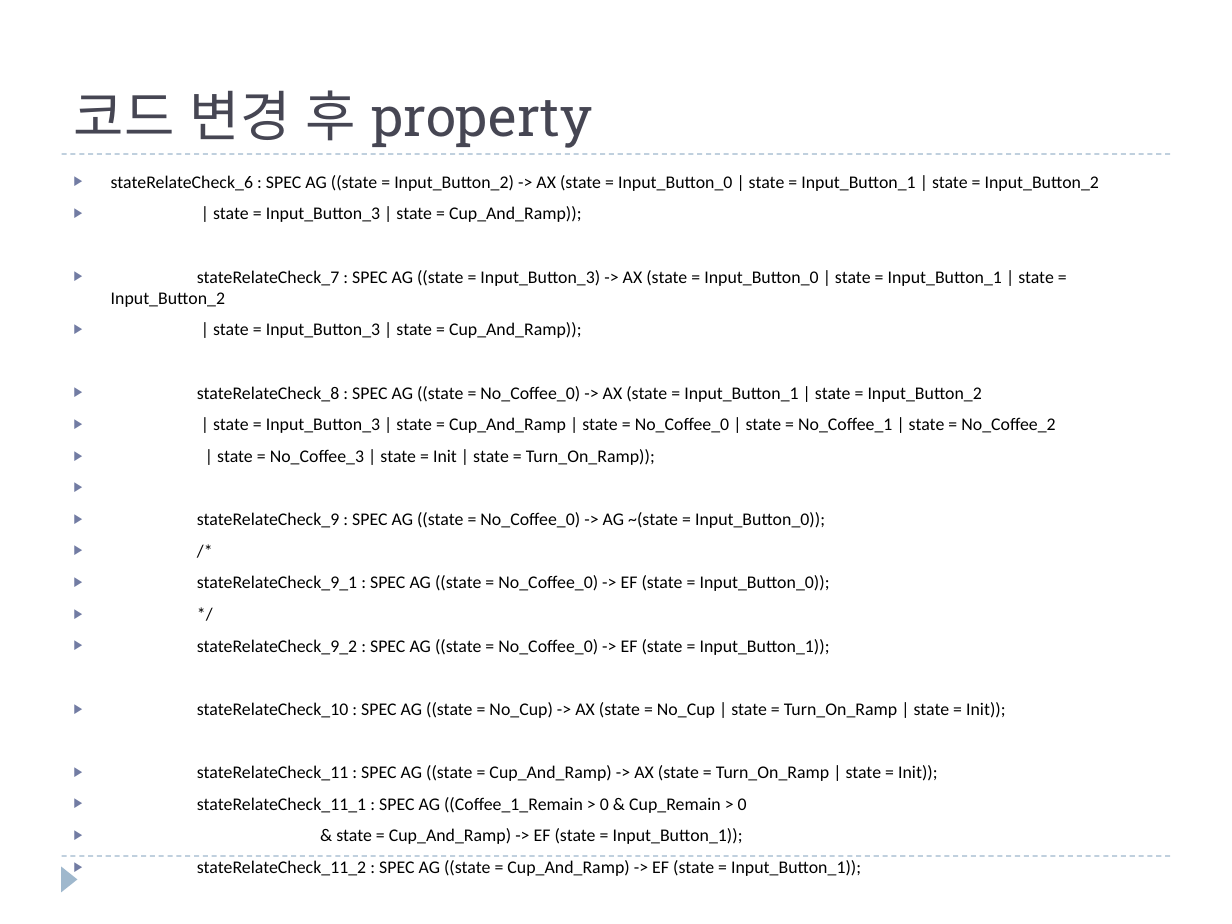
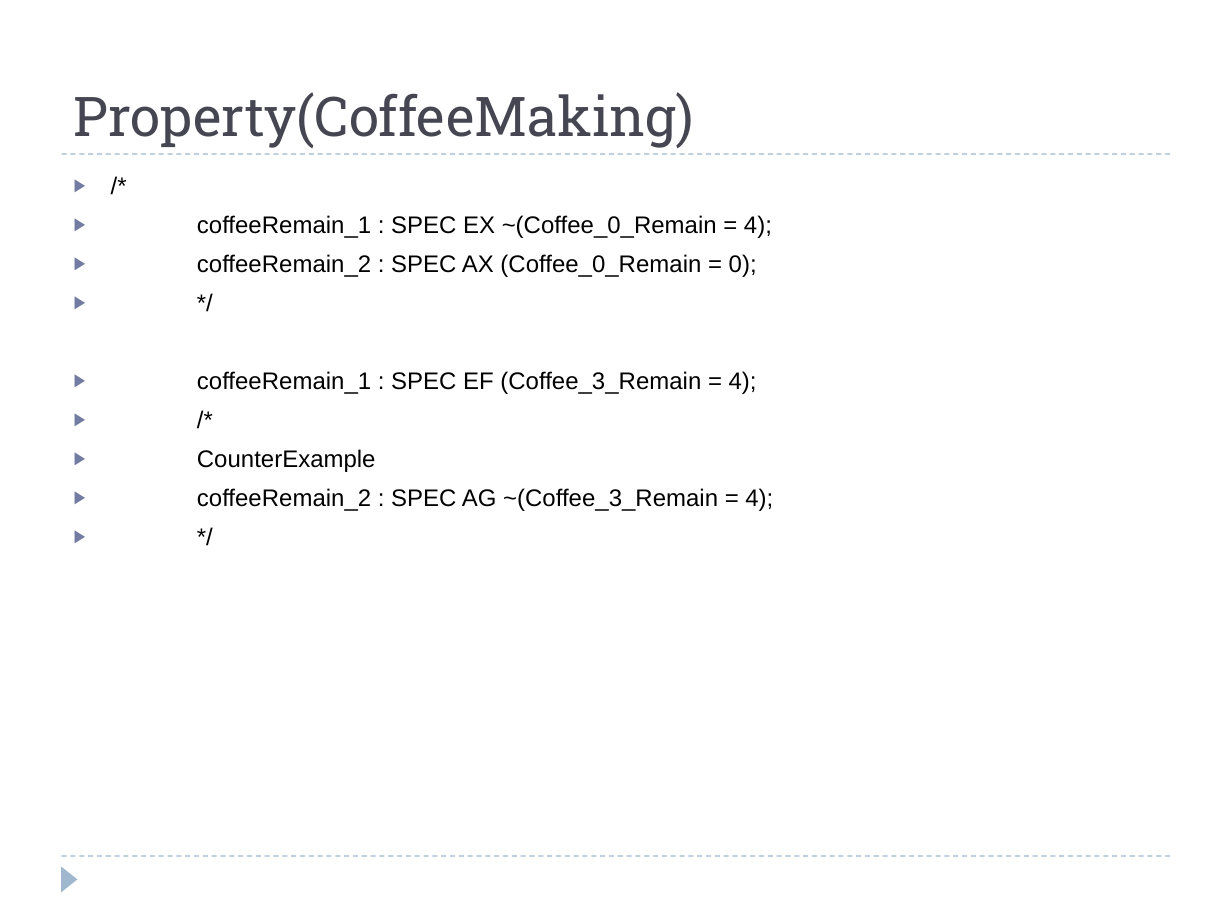
Before and after one commit to syjsmk/CoffeeMachineSMV, a slide deck: slide 12 of 고급 소프트웨어 공학 4th 서영주.pptx (slide 11 before the commit). Drawn at 1232x924 pixels with LibreOffice and Linux fonts; fonts in the diff are those of the drawing. Boxes give left, top, right and bottom in pixels: in the first picture for what was removed or moved away, otherwise in the second. Text is boxed around its words. In the diff, an @@ line names an element or a change of style, - is before the commit and + after.

```diff
--- a/고급 소프트웨어 공학 4th 서영주.pptx
+++ b/고급 소프트웨어 공학 4th 서영주.pptx
@@ title at [74, 92, 694, 148]: text changed @@
-코드 변경 후 property
+Property(CoffeeMaking)
@@ text "/*" at [197, 215, 773, 511]: size 10.4 to 14 pt, font Calibri to Arial in "/*", "*/" @@
@@ text at [111, 175, 1099, 528]: paragraphs removed @@
-▶ stateRelateCheck_6 : SPEC AG ((state = Input_Button_2) -> AX (state = Input_Button_0 | state = Input_Button_1 | state = Input_Button_2
-▶ | state = Input_Button_3 | state = Cup_And_Ramp));
-▶ stateRelateCheck_7 : SPEC AG ((state = Input_Button_3) -> AX (state = Input_Button_0 | state = Input_Button_1 | state = Input_Button_2
-▶ | state = Input_Button_3 | state = Cup_And_Ramp));
-▶ stateRelateCheck_8 : SPEC AG ((state = No_Coffee_0) -> AX (state = Input_Button_1 | state = Input_Button_2
-▶ | state = Input_Button_3 | state = Cup_And_Ramp | state = No_Coffee_0 | state = No_Coffee_1 | state = No_Coffee_2
-▶ | state = No_Coffee_3 | state = Init | state = Turn_On_Ramp));
-▶ stateRelateCheck_9 : SPEC AG ((state = No_Coffee_0) -> AG ~(state = Input_Button_0));
@@ text at [197, 215, 772, 277]: text changed; size 10.4 to 14 pt; font Calibri to Arial @@
-▶ stateRelateCheck_9_1 : SPEC AG ((state = No_Coffee_0) -> EF (state = Input_Button_0));
+▶ coffeeRemain_1 : SPEC EX ~(Coffee_0_Remain = 4);
+▶ coffeeRemain_2 : SPEC AX (Coffee_0_Remain = 0);
@@ text at [197, 371, 773, 511]: text changed; size 10.4 to 14 pt; font Calibri to Arial @@
-▶ stateRelateCheck_9_2 : SPEC AG ((state = No_Coffee_0) -> EF (state = Input_Button_1));
-▶ stateRelateCheck_10 : SPEC AG ((state = No_Cup) -> AX (state = No_Cup | state = Turn_On_Ramp | state = Init));
-▶ stateRelateCheck_11 : SPEC AG ((state = Cup_And_Ramp) -> AX (state = Turn_On_Ramp | state = Init));
-▶ stateRelateCheck_11_1 : SPEC AG ((Coffee_1_Remain > 0 & Cup_Remain > 0
-▶ & state = Cup_And_Ramp) -> EF (state = Input_Button_1));
-▶ stateRelateCheck_11_2 : SPEC AG ((state = Cup_And_Ramp) -> EF (state = Input_Button_1));
+▶ coffeeRemain_1 : SPEC EF (Coffee_3_Remain = 4);
+▶ /*
+▶ CounterExample
+▶ coffeeRemain_2 : SPEC AG ~(Coffee_3_Remain = 4);
+▶ */
```
Also in this commit, not shown: 6 other slides changed, 4 slides added, 6 slides removed.
